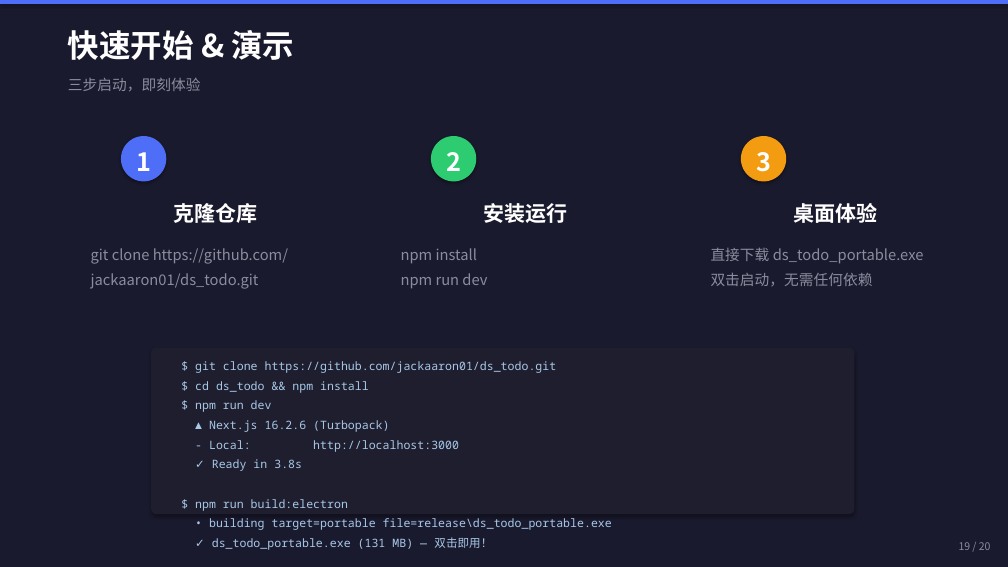
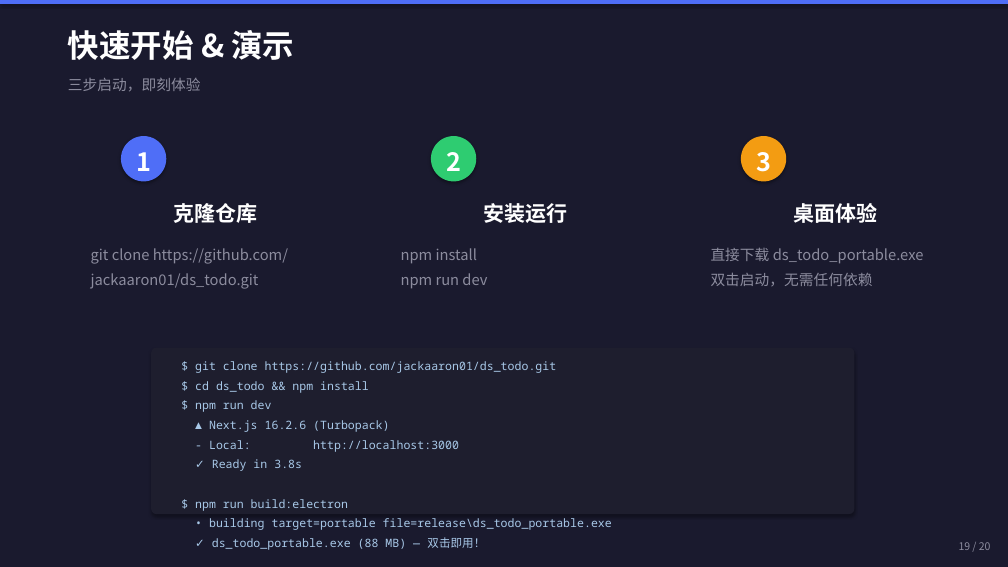
Before and after one commit to jackaaron01/ds_todo, a slide deck: slide 19 of ds_todo_presentation.pptx. Drawn at 1008x567 pixels with LibreOffice and Linux fonts; fonts in the diff are those of the drawing. Boxes give left, top, right and bottom in pixels: in the first picture for what was removed or moved away, otherwise in the second. Text is boxed around its words. In the diff, an @@ line names an element or a change of style, - is before the commit and + after.

```diff
--- a/ds_todo_presentation.pptx
+++ b/ds_todo_presentation.pptx
@@ text at (212,537,485,550): text changed @@
-✓ ds_todo_portable.exe (131 MB) — 双击即用！
+✓ ds_todo_portable.exe (88 MB) — 双击即用！
```
Also in this commit, not shown: 8 other slides changed, 18 other files.
